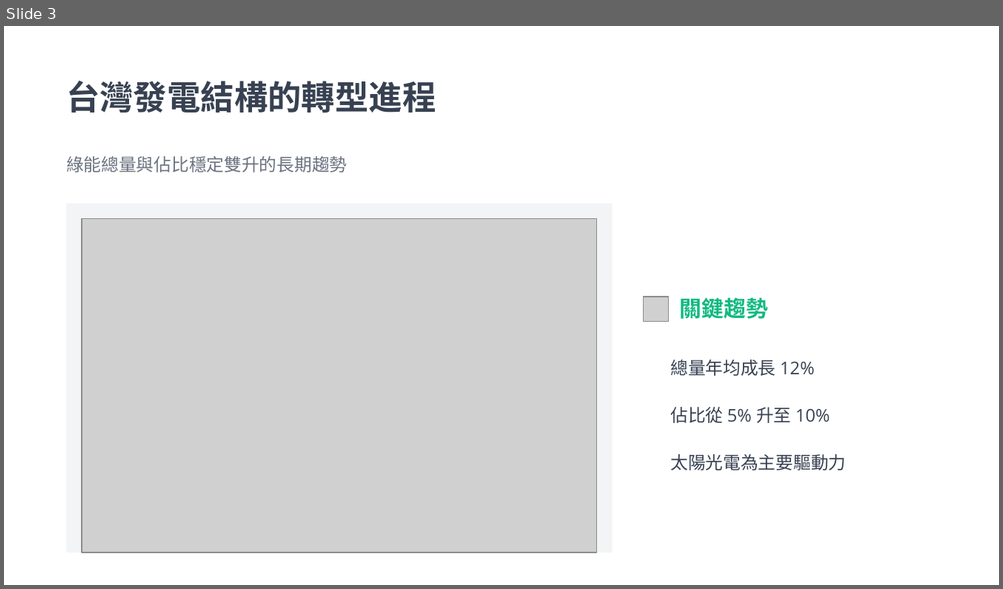
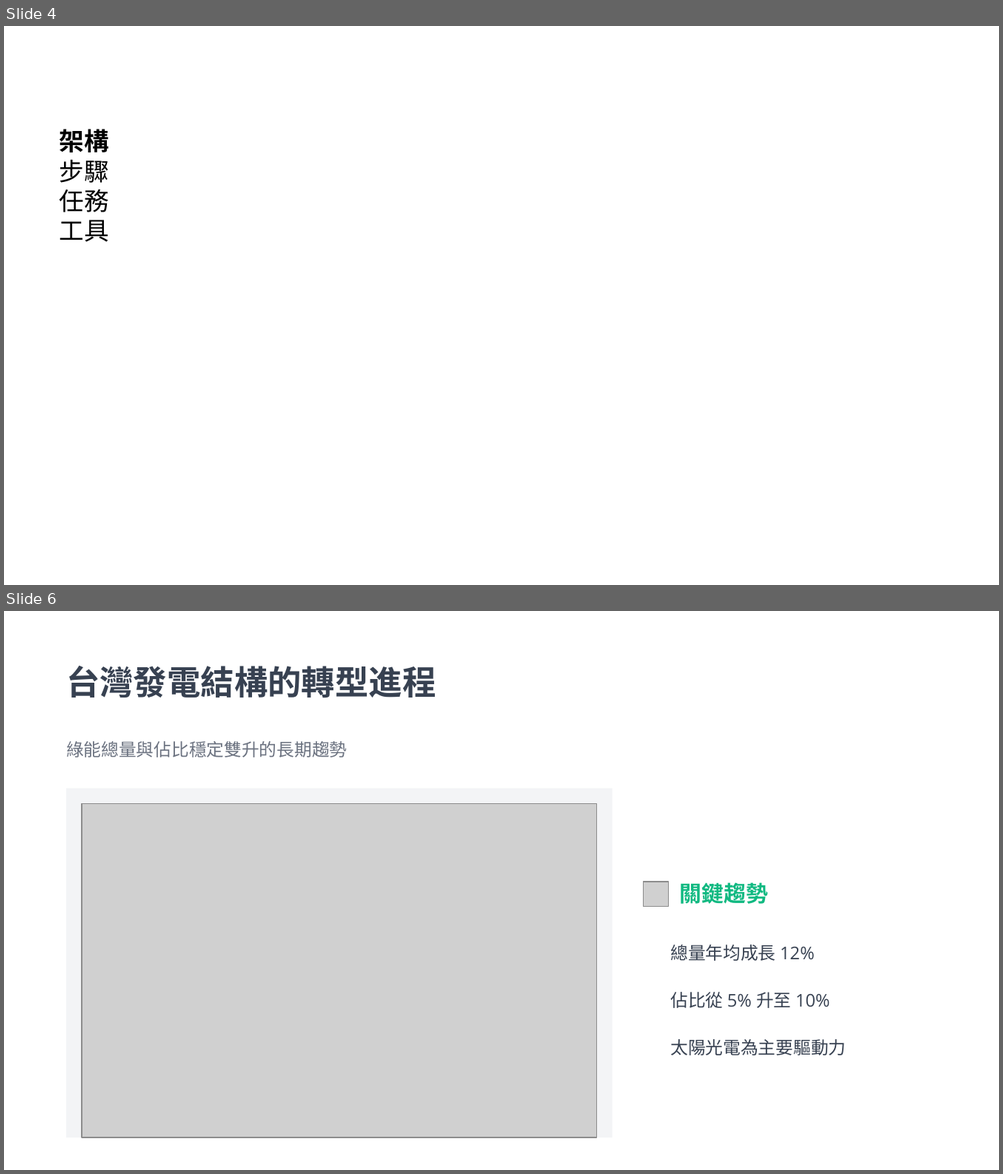
Before and after one commit to siingt/electricity_data, a slide deck: 台灣科學園區未來電力應用與發展_v2.pptx. Shown one above the other, each under a label of ours: slide 3 before the commit, slides 4 and 6 after it; the slides between them are not shown. The pictures are 1003x589 and 1003x1174 pixels, drawn with LibreOffice and Linux fonts; fonts in the diff are those of the drawing; grey boxes stand for pictures; background and template pictures are left out. Boxes give left, top, right and bottom in pixels: in the first picture for what was removed or moved away, otherwise in the second. Text is boxed around its words. In the diff, an @@ line names an element or a change of style, - is before the commit and + after.

```diff
--- a/台灣科學園區未來電力應用與發展_v2.pptx
+++ b/台灣科學園區未來電力應用與發展_v2.pptx
@@ slide 4 added at (4, 26, 999, 585), background #FFFFFF @@
@@ text added at (60, 129, 109, 242), 18 pt, text #000000 @@
+架構
+步驟
+任務
+工具
@@ what was slide 3 is now slide 6 @@
```
Also in this commit, not shown: 2 other slides added.
